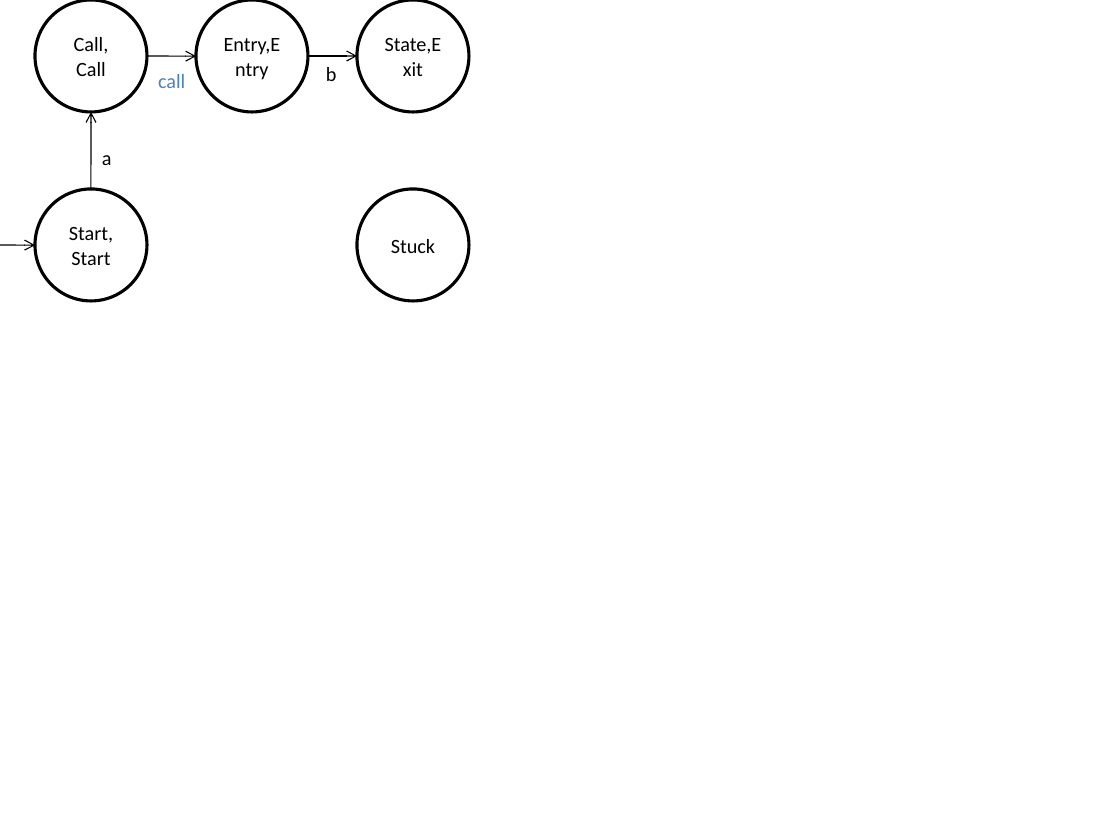
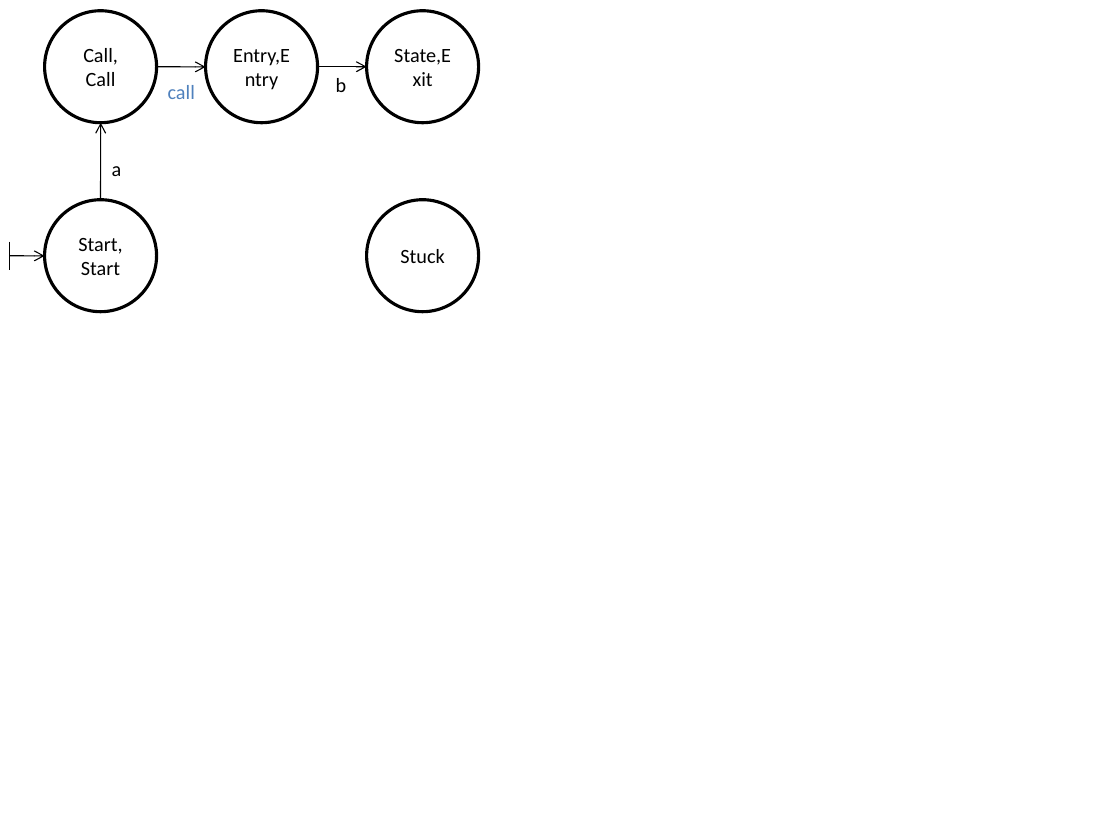
Before and after one commit to WaliDev/WALi-OpenNWA, a slide deck: slide 6 of Doc/NWA_tex/Examples.pptx. Drawn at 1120x840 pixels with LibreOffice and Linux fonts; fonts in the diff are those of the drawing. Boxes give left, top, right and bottom in pixels: in the first picture for what was removed or moved away, otherwise in the second. Text is boxed around its words. In the diff, an @@ line names an element or a change of style, - is before the commit and + after.

```diff
--- a/Doc/NWA_tex/Examples.pptx
+++ b/Doc/NWA_tex/Examples.pptx
@@ 5 ellipses, 4 arrows, 3 texts: place and size @@
-5 ellipses, 4 arrows, 3 texts at [0, 0, 469, 301]
+5 ellipses, 4 arrows, 3 texts at [10, 11, 478, 311]
@@ line added from (10, 242) to (10, 270), #000000 0.75 pt @@
```
Also in this commit, not shown: 20 other slides changed, 43 other files.
